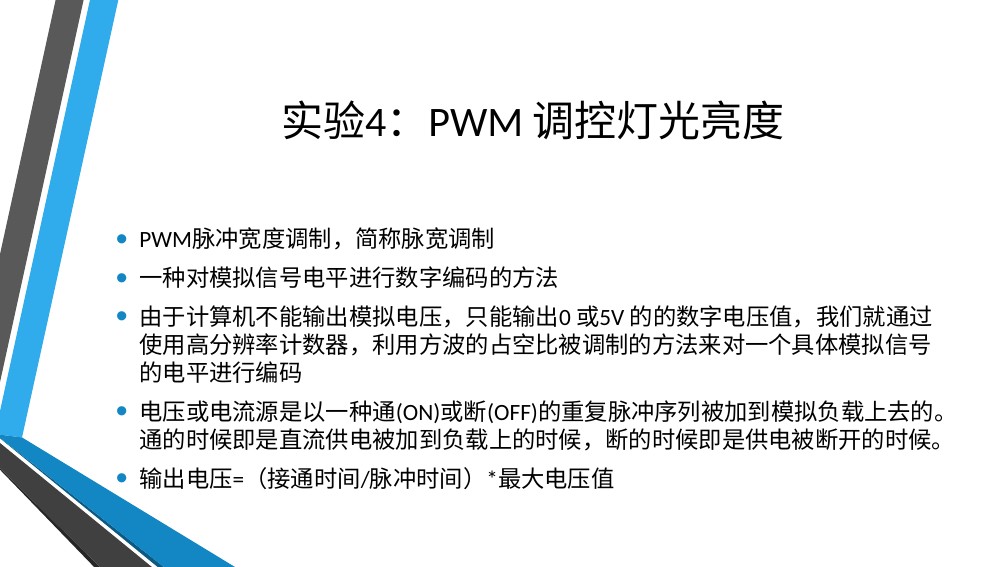
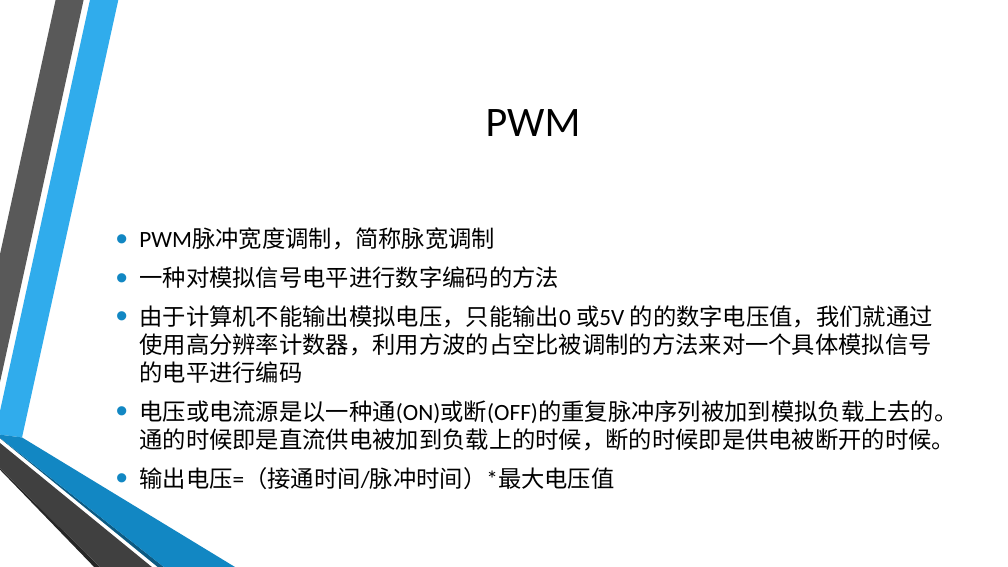
Before and after one commit to coco-hkk/arduino-courses, a slide deck: slide 44 of 1/1.pptx. Drawn at 1008x567 pixels with LibreOffice and Linux fonts; fonts in the diff are those of the drawing; background and template pictures are left out. Boxes give left, top, right and bottom in pixels: in the first picture for what was removed or moved away, otherwise in the second. Text is boxed around its words. In the diff, an @@ line names an element or a change of style, - is before the commit and + after.

```diff
--- a/1/1.pptx
+++ b/1/1.pptx
@@ title at (486, 109, 581, 136): text changed @@
-实验4：PWM 调控灯光亮度
+PWM
```
Also in this commit, not shown: 1 other slide changed, 1 other file.
